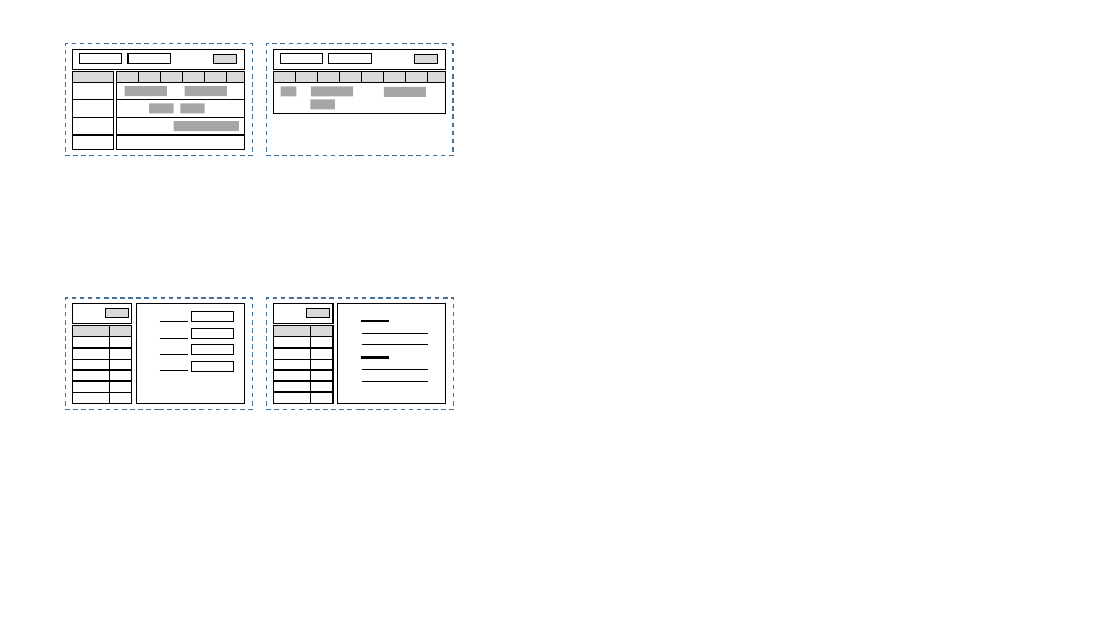
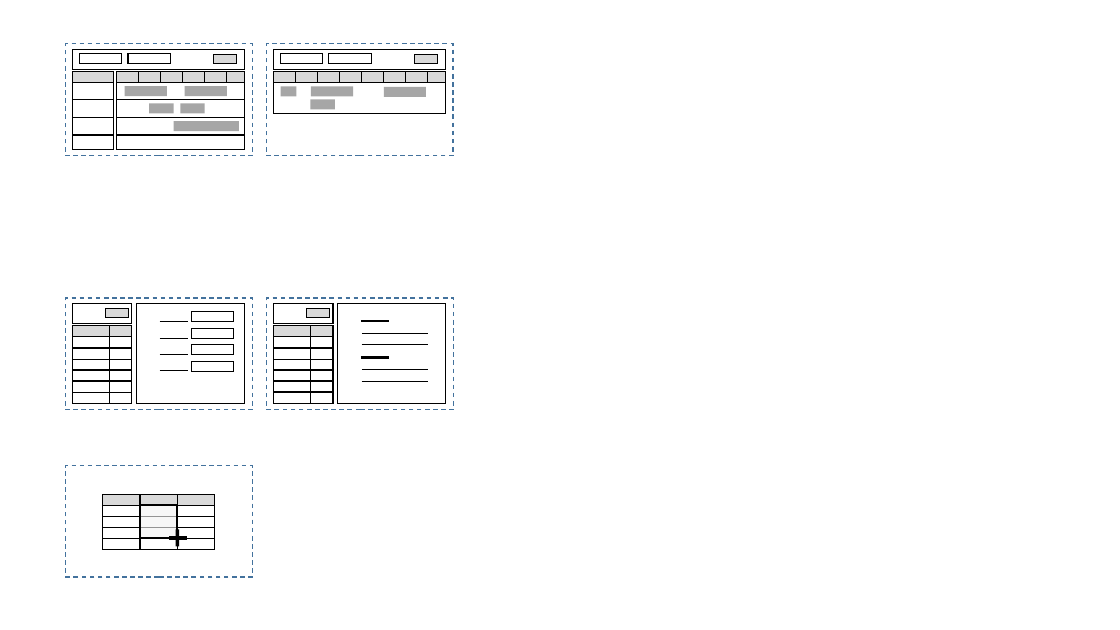
Before and after one commit to ExFace/Core, a slide deck: slide 5 of Docs/documentation/uxon_presets.pptx. Drawn at 1120x630 pixels with LibreOffice and Linux fonts; fonts in the diff are those of the drawing. Boxes give left, top, right and bottom in pixels: in the first picture for what was removed or moved away, otherwise in the second. Text is boxed around its words. In the diff, an @@ line names an element or a change of style, - is before the commit and + after.

```diff
--- a/Docs/documentation/uxon_presets.pptx
+++ b/Docs/documentation/uxon_presets.pptx
@@ rectangle added at box(66, 465, 252, 577), outline #43739E 1 pt dashed @@
@@ rectangle added at box(103, 505, 139, 516), fill #FFFFFF, outline #000000 1 pt @@
@@ rectangle added at box(103, 495, 139, 506), fill #D9D9D9, outline #000000 1 pt @@
@@ rectangle added at box(140, 505, 177, 516), fill #FFFFFF, outline #000000 1 pt @@
@@ rectangle added at box(140, 495, 177, 506), fill #D9D9D9, outline #000000 1 pt @@
@@ rectangle added at box(140, 505, 177, 538), fill #F2F2F2 at 61% opacity, outline #000000 1.5 pt @@
@@ rectangle added at box(177, 505, 214, 516), fill #FFFFFF, outline #000000 1 pt @@
@@ rectangle added at box(177, 495, 214, 506), fill #D9D9D9, outline #000000 1 pt @@
@@ rectangle added at box(103, 516, 139, 527), fill #FFFFFF, outline #000000 1 pt @@
@@ rectangle added at box(103, 528, 139, 539), fill #FFFFFF, outline #000000 1 pt @@
@@ rectangle added at box(103, 539, 139, 549), fill #FFFFFF, outline #000000 1 pt @@
@@ rectangle added at box(140, 516, 177, 527), fill #FFFFFF, outline #000000 1 pt @@
@@ rectangle added at box(140, 528, 177, 539), fill #FFFFFF, outline #000000 1 pt @@
@@ rectangle added at box(140, 539, 177, 549), fill #FFFFFF, outline #000000 1 pt @@
@@ line added from (170, 538) to (187, 538), #000000 3 pt @@
@@ rectangle added at box(177, 516, 214, 527), fill #FFFFFF, outline #000000 1 pt @@
@@ rectangle added at box(177, 528, 214, 539), fill #FFFFFF, outline #000000 1 pt @@
@@ rectangle added at box(177, 539, 214, 549), fill #FFFFFF, outline #000000 1 pt @@
@@ line added from (177, 529) to (177, 546), #000000 3 pt @@
```
Also in this commit, not shown: 6 other slides changed, 8 other files.
